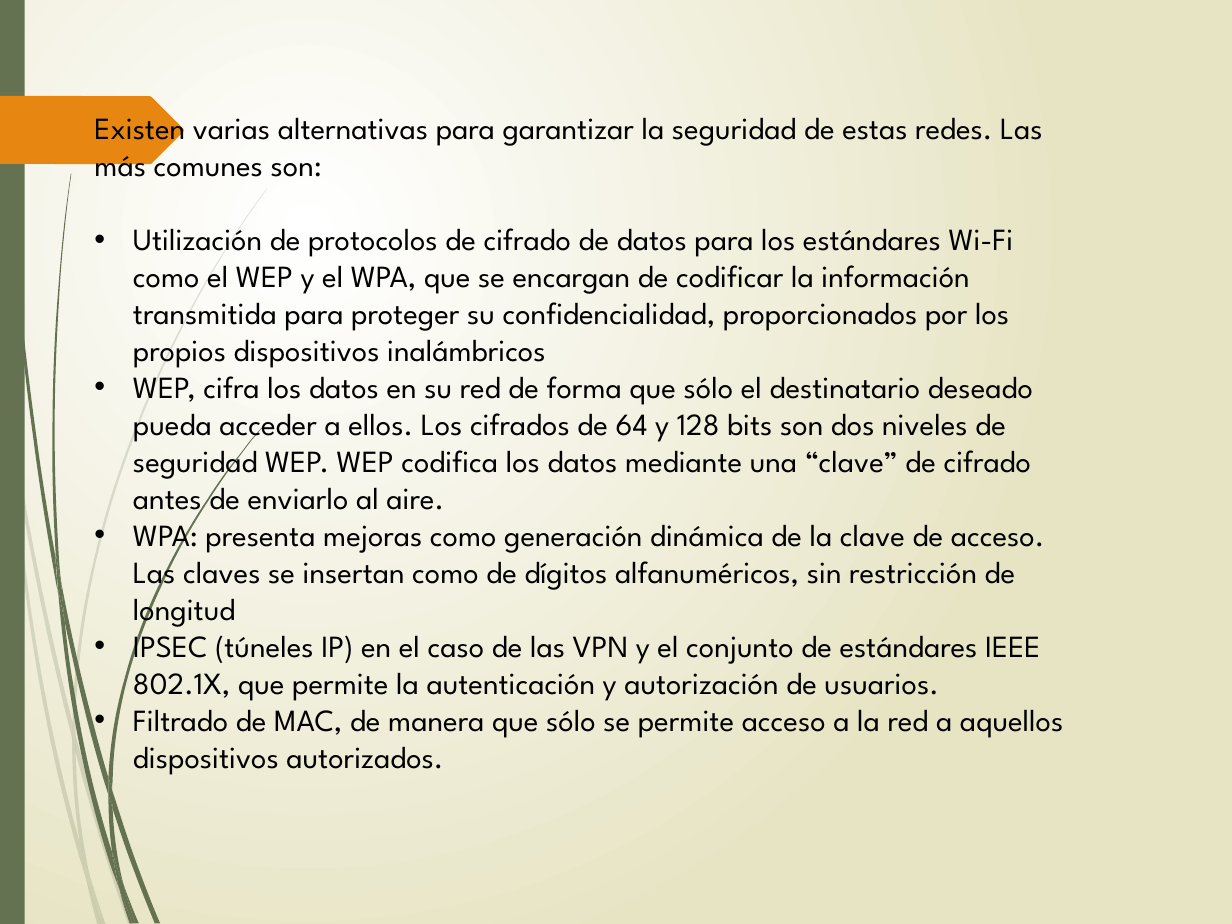
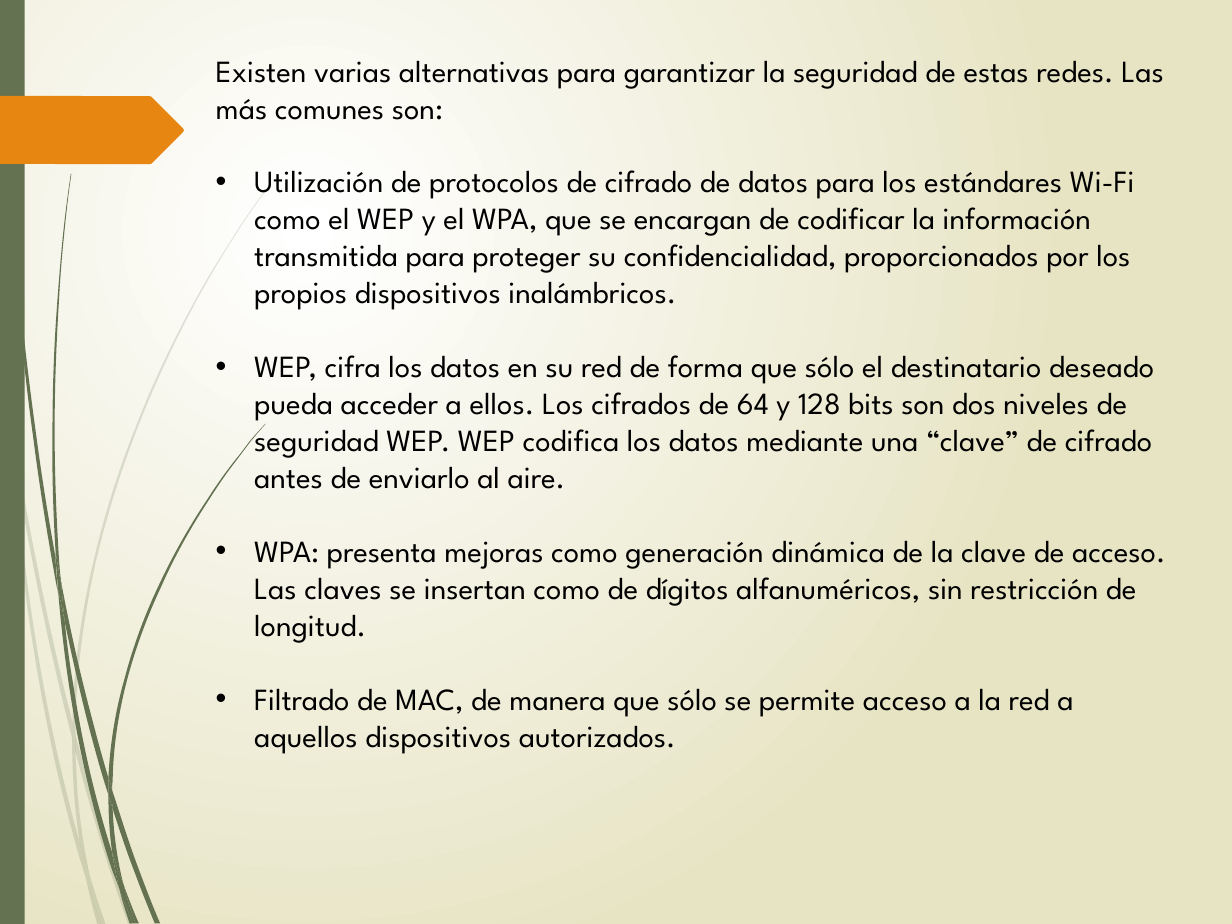
Before and after one commit to YarithzaGalindoAyala/Fase3_ConstruccionOVI, a slide deck: slide 3 of Docu/docu5.pptx. Drawn at 1232x924 pixels with LibreOffice and Linux fonts; fonts in the diff are those of the drawing. Boxes give left, top, right and bottom in pixels: in the first picture for what was removed or moved away, otherwise in the second. Text is boxed around its words. In the diff, an @@ line names an element or a change of style, - is before the commit and + after.

```diff
--- a/Docu/docu5.pptx
+++ b/Docu/docu5.pptx
@@ text "Existen varias alternativas para garantizar ...": place and size @@
-text "Existen varias alternativas para garantizar ..." at [94,108,1064,775]
+text "Existen varias alternativas para garantizar ..." at [216,60,1165,754]
@@ text at [254,170,1135,310]: text changed @@
-• Utilización de protocolos de cifrado de datos para los estándares Wi-Fi como el WEP y el WPA, que se encargan de codificar la información transmitida para proteger su confidencialidad, proporcionados por los propios dispositivos inalámbricos
+• Utilización de protocolos de cifrado de datos para los estándares Wi-Fi como el WEP y el WPA, que se encargan de codificar la información transmitida para proteger su confidencialidad, proporcionados por los propios dispositivos inalámbricos.
@@ text at [254,540,1165,643]: text changed @@
-• WPA: presenta mejoras como generación dinámica de la clave de acceso. Las claves se insertan como de dígitos alfanuméricos, sin restricción de longitud
-• IPSEC (túneles IP) en el caso de las VPN y el conjunto de estándares IEEE 802.1X, que permite la autenticación y autorización de usuarios.
+• WPA: presenta mejoras como generación dinámica de la clave de acceso. Las claves se insertan como de dígitos alfanuméricos, sin restricción de longitud.
```
Also in this commit, not shown: 4 other slides changed.
